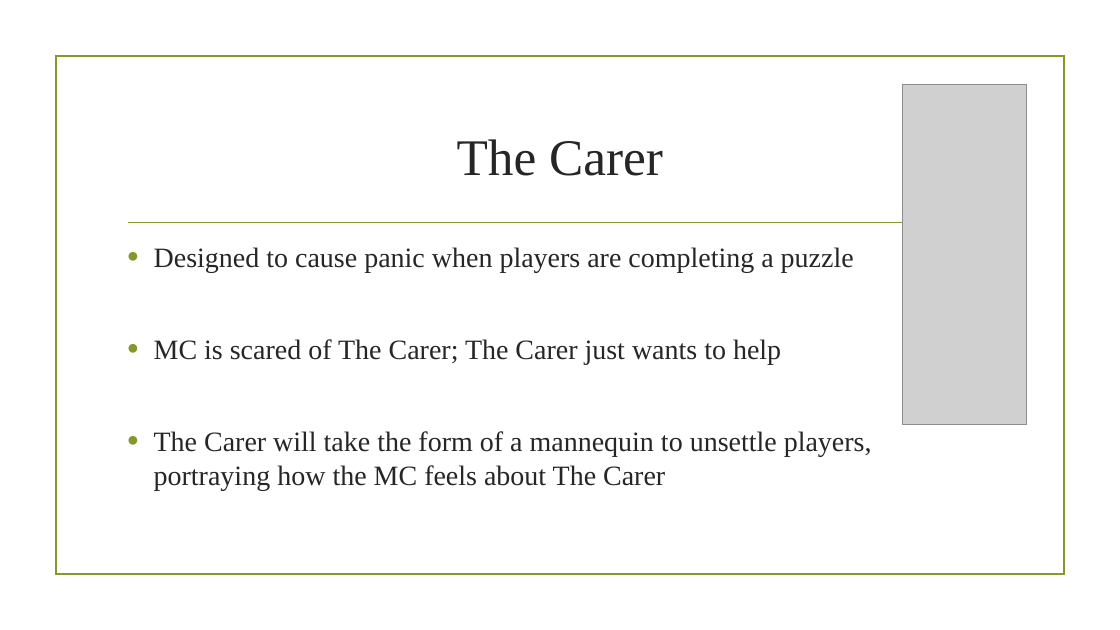
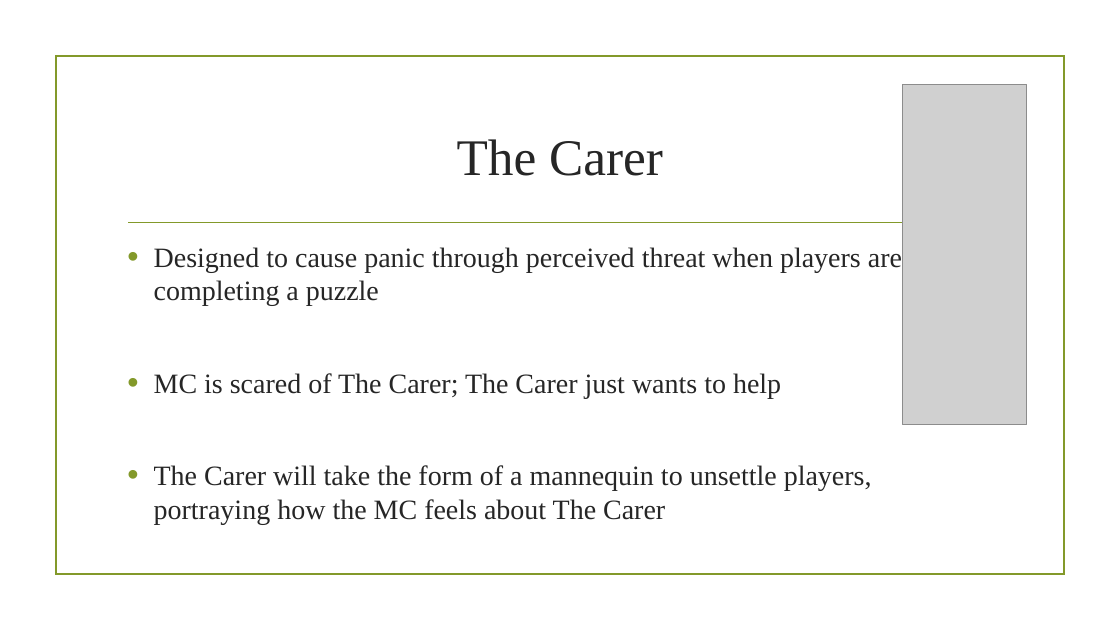
Before and after one commit to UoSGamesGroups/level-6-l6-group-1, a slide deck: slide 7 of Presentation/Presentation_Matt_Aaron.pptx. Drawn at 1120x630 pixels with LibreOffice and Linux fonts; fonts in the diff are those of the drawing; grey boxes stand for pictures; background and template pictures are left out. Boxes give left, top, right and bottom in pixels: in the first picture for what was removed or moved away, otherwise in the second. Text is boxed around its words. In the diff, an @@ line names an element or a change of style, - is before the commit and + after.

```diff
--- a/Presentation/Presentation_Matt_Aaron.pptx
+++ b/Presentation/Presentation_Matt_Aaron.pptx
@@ text at box(154, 247, 902, 306): text changed @@
-• Designed to cause panic when players are completing a puzzle
+• Designed to cause panic through perceived threat when players are completing a puzzle
```
Also in this commit, not shown: 4 other slides changed, 1 other file.
